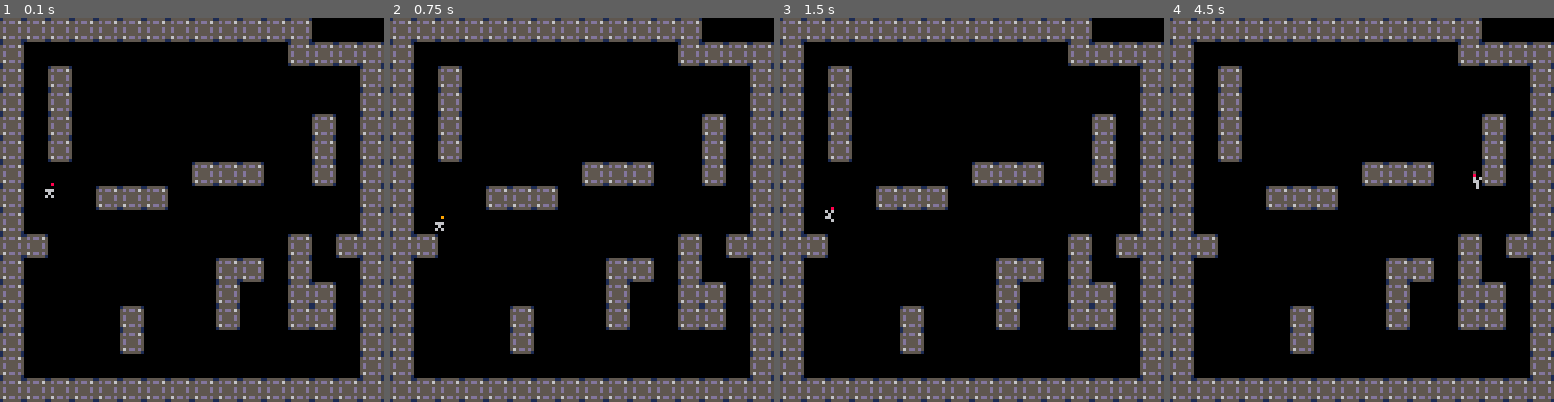
Above: before the commit, frames 1-4 (left to right).
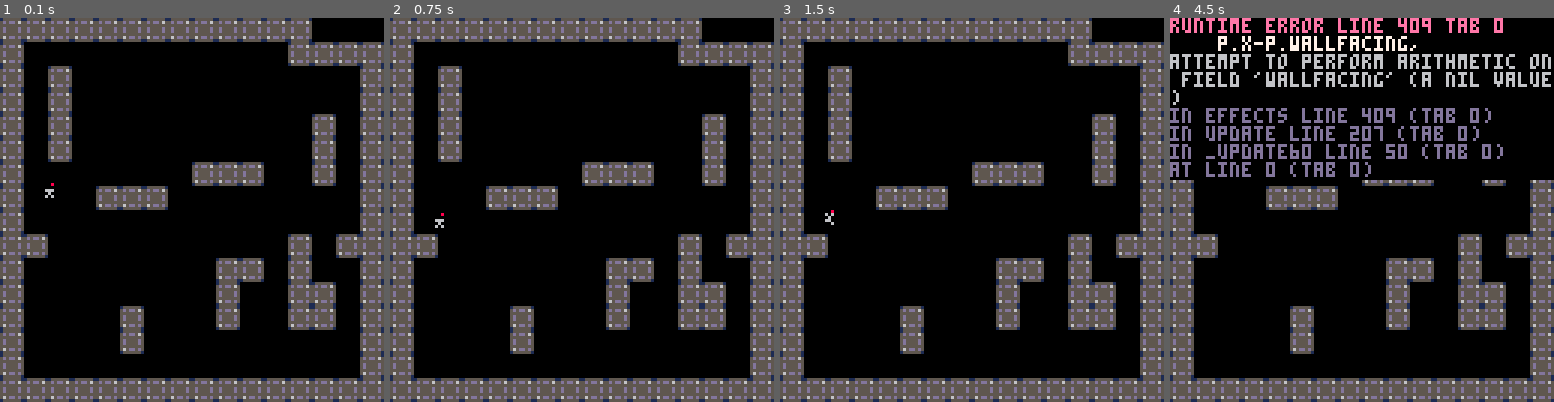
Above: after the commit, the same moments.

Repository: charlietran/pico8-games
Game: PICO-8 cartridge runboi.p8
The game is run twice, just before and just after one commit, with the same random seed, the same clock (stepped at 60 frames per second) and the same inputs.
Inputs:
- Up to frame 1 (0.1 s): no input
- Up to frame 2 (0.75 s): tap O (Z key) at 0.7 s
- Up to frame 3 (1.5 s): no input
- Up to frame 4 (4.5 s): hold Right 1.6-2.1 s; tap O (Z key) every 0.4 s from 1.7 to 4.1 s; hold Right 2.47-3.03 s; hold Left 3.08-3.58 s; hold Right from 4.02 s (still down)

Frame 1 is identical in both runs. In frame 2, less than 0.1% of the frame differs, in the area x 11-15%, y 50-56%; in frame 3, less than 0.1%; in frame 4, 21%, in the area x 0-100%, y 0-45%.
Error after the commit: runtime error line 409 tab 0; p.x-p.wallfacing,; attempt to perform arithmetic on field 'wallfacing' (a nil value)

Commit message:
Move input up

Diff:
--- a/runboi.p8
+++ b/runboi.p8
@@ -121,44 +121,47 @@
 player.hr=2
 player.w=3
 player.h=5
-player.x=2 *8
-player.y=7 *8
---player's velocity
-player.vx=0
-player.vy=0
 
 player.hit_jump=false
+
+--instantaneous jump velocity
+--the "power" of the jump
 player.jumpv=3
 
 --movement states
 player.standing=false
 player.wallsliding=false
-player.wallfacing=0
-
+
+--what direction we're facing
+--1 or -1, used when we're
+--facing away from a wall
+--while sliding
+player.facing=0
+
+--timers used for animation
+--states and particle fx
 player.falltimer=0
 player.landtimer=0
 player.runtimer=0
-
---draw the player as white
-player.col=7
+player.headanimtimer=0
 
 player.spr=64
+--sprite numbers------
+--64 standing
+--65 running 1
+--66 running 2
+--67	crouching (post landing)
+--80 jumping
+--81 falling
+--96 sliding 1
+--97 sliding 2
+--98 sliding 3 / hanging
+--99 sliding 4
 
 player.draw=function(p)
+	p.headanimtimer=p.headanimtimer%3+1
 	local xoff=p.wr
 	local yoff=p.hr
-
-	--sprite numbers:
-	--64 standing
-	--65 running 1
-	--66 running 2
-	--67	crouching (post landing)
-	--80 jumping
-	--81 falling
-	--96 sliding 1
-	--97 sliding 2
-	--98 sliding 3 / hanging
-	--99 sliding 4
 
 	if p.standing then
 		if p.landtimer>0 then
@@ -183,9 +186,7 @@
 	end
 
 	--flicker the flame head
-	if t()%0.5<0.25 then
-		pal(9,8)
-	end
+	pal(9,9-(p.etimer<4 and 1 or 0))
 	spr(
 		p.spr, --sprite
 		p.x-xoff, --x pos
@@ -201,11 +202,11 @@
 	p.standing=p.falltimer<7
 	p.moving=nil
 	--move the player, x then y
+	p:handleinput()
 	p:movex()
 	p:movey()
 	p:movejump()
 	p:checksliding()
-	p:handleinput()
 	p:effects()
 end
 
@@ -214,12 +215,12 @@
 	--hanging on wall to the right?
 	if collide(p,'x',1) then
 		p.wallsliding=true
-		p.wallfacing=-1
+		p.facing=-1
 		if(p.vy>0) p.vy*=.97
 	--hanging on wall to the left?
 	elseif collide(p,'x',-1) then
 		p.wallsliding=true
-		p.wallfacing=1
+		p.facing=1
 		if(p.vy>0) p.vy*=.97
 	end
 end
@@ -265,8 +266,8 @@
 		--set x velocity / direction
 		--based on wall facing
 		--(looking away from wall)
-		p.vx=p.wallfacing*2
-		p.flipx=(p.wallfacing==-1)
+		p.vx=p.facing*2
+		p.flipx=(p.facing==-1)
 
 		sfx(9)
 	end
